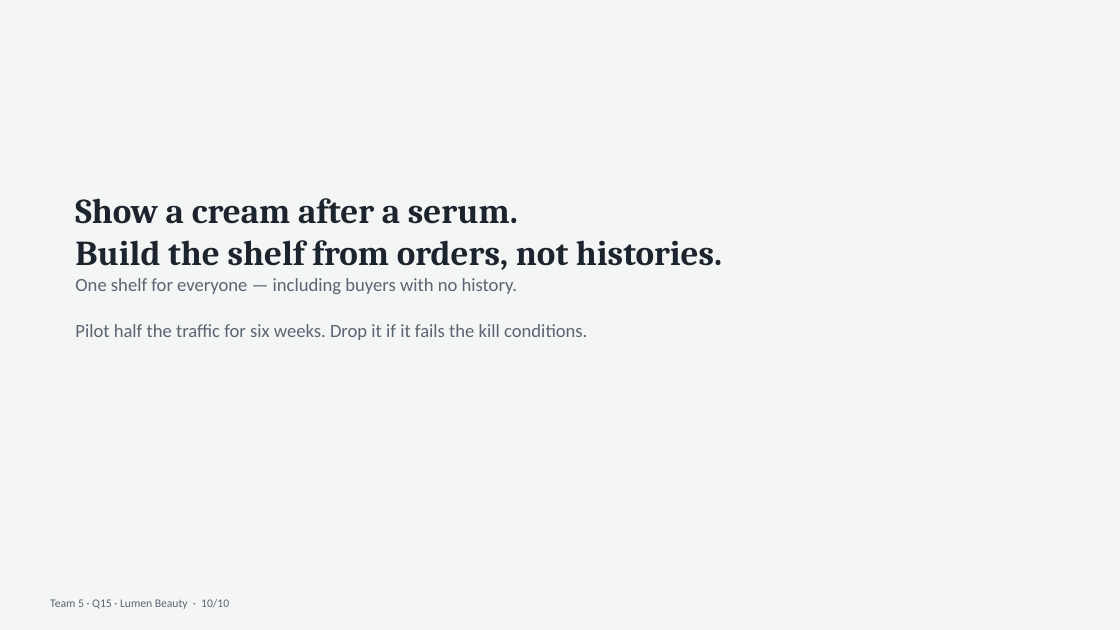
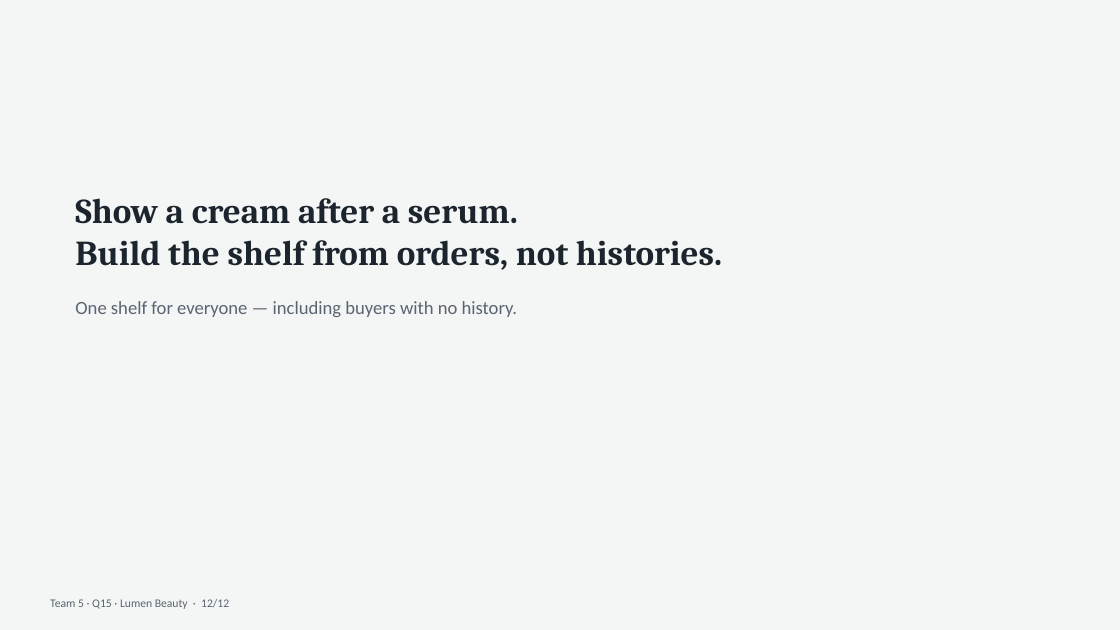
Before and after one commit to N1Rizhka/New-Media-Technology-and-Analytics---Final-Project, a slide deck: slide 12 of deliverables/Team5_Q15_pitch.pptx (slide 10 before the commit). Drawn at 1120x630 pixels with LibreOffice and Linux fonts; fonts in the diff are those of the drawing. Boxes give left, top, right and bottom in pixels: in the first picture for what was removed or moved away, otherwise in the second. Text is boxed around its words. In the diff, an @@ line names an element or a change of style, - is before the commit and + after.

```diff
--- a/deliverables/Team5_Q15_pitch.pptx
+++ b/deliverables/Team5_Q15_pitch.pptx
@@ text at box(75, 301, 517, 317): text changed @@
-One shelf for everyone — including buyers with no history.
-Pilot half the traffic for six weeks. Drop it if it fails the kill conditions.
+One shelf for everyone — including buyers with no history.
@@ text at box(50, 599, 229, 609): text changed @@
-Team 5 · Q15 · Lumen Beauty · 10/10
+Team 5 · Q15 · Lumen Beauty · 12/12
```
Also in this commit, not shown: 6 other slides changed, 5 slides added, 3 slides removed, 18 other files.
